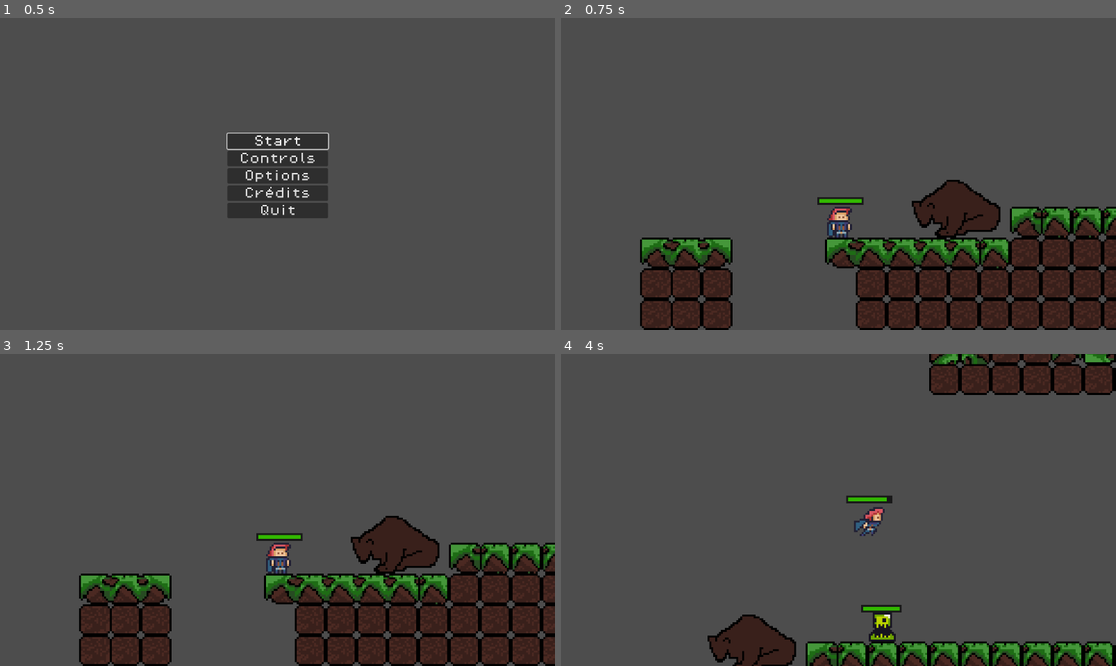
Above: before the commit, frames 1-4 (two rows, left to right).
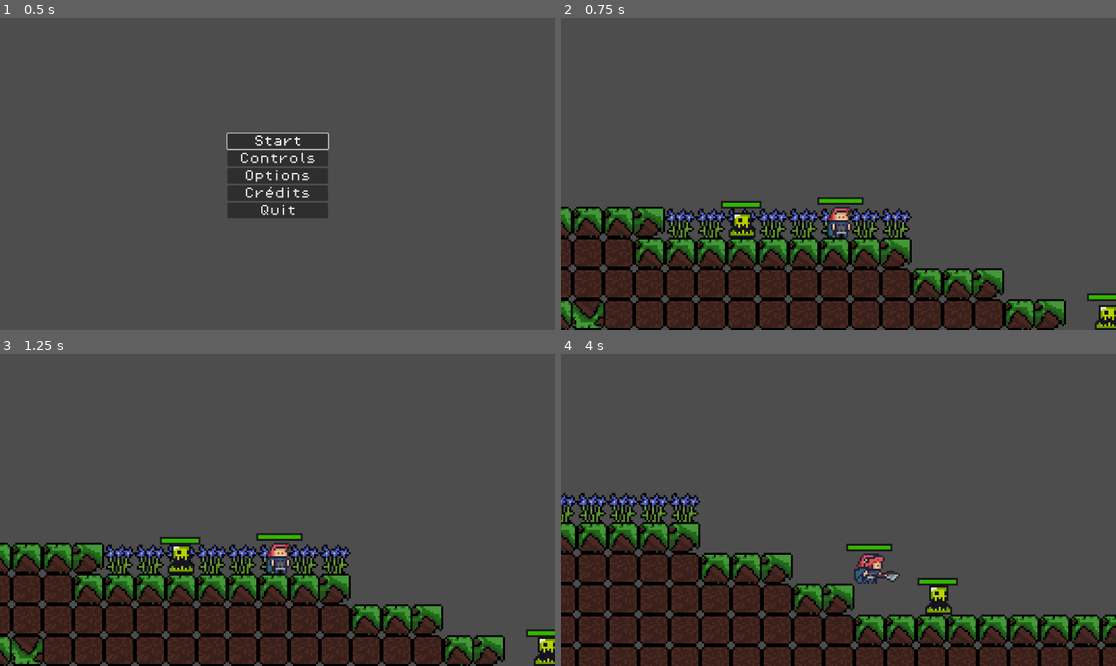
Above: after the commit, the same moments.

Repository: eoBattisti/agnosia
Game: Godot game, scene res://scenes/menu/main_menu.tscn
The game is run twice, just before and just after one commit, with the same random seed, the same clock (stepped at 60 frames per second) and the same inputs.
Inputs:
- Up to frame 1 (0.5 s): no input
- Up to frame 2 (0.75 s): click "Start" at 0.5 s
- Up to frame 3 (1.25 s): no input
- Up to frame 4 (4 s): hold D (move_right) 1.28-2.78 s; tap J (attack) at 1.35, 2.3, 3.6 s; tap W (jump) at 1.52, 1.55, 1.82, 2.1, 2.27, 2.57, 3.05, 3.77 s; hold A (move_left) 2.78-3.53 s; hold E (advance_dialog) 2.78-3.53 s; hold D (move_right) from 3.53 s (still down)

Frame 1 is identical in both runs. In frame 2, 30% of the frame differs, in the area x 0-100%, y 51-100%; in frame 3, 30%; in frame 4, 33%, in the area x 0-100%, y 0-100%.

Commit message:
wip: enemy combat

Diff:
--- a/scenes/bear.tscn
+++ b/scenes/bear.tscn
@@ -72,7 +72,7 @@
 }],
 "loop": false,
 "name": &"attack",
-"speed": 5.0
+"speed": 8.0
 }, {
 "frames": [{
 "duration": 1.0,
@@ -124,6 +124,17 @@
 target_position = Vector2(-56, 0)
 collision_mask = 4
 
+[node name="MeleeRangeLeft" type="RayCast2D" parent="."]
+position = Vector2(-21, -13)
+target_position = Vector2(-17, 0)
+collision_mask = 4
+
+[node name="MeleeRangeRight" type="RayCast2D" parent="."]
+position = Vector2(19, -13)
+scale = Vector2(-1, -1)
+target_position = Vector2(-17, 0)
+collision_mask = 4
+
 [node name="RayCastRight" type="RayCast2D" parent="."]
 position = Vector2(19, -13)
 target_position = Vector2(56, 0)
@@ -174,10 +185,12 @@
 hitbox = NodePath("../../AttackHitbox")
 animation_name = "attack"
 
-[node name="MoveComponent" type="Node" parent="." node_paths=PackedStringArray("enemy", "raycast_right", "raycast_left")]
+[node name="MoveComponent" type="Node" parent="." node_paths=PackedStringArray("enemy", "raycast_right", "raycast_melee_attack_left", "raycast_melee_attack_right", "raycast_left")]
 script = ExtResource("5_8ekvo")
 enemy = NodePath("..")
 raycast_right = NodePath("../RayCastRight")
+raycast_melee_attack_left = NodePath("../MeleeRangeLeft")
+raycast_melee_attack_right = NodePath("../MeleeRangeRight")
 raycast_left = NodePath("../RayCastLeft")
 
 [node name="HealthComponent" parent="." instance=ExtResource("7_g5yhn")]
--- a/scenes/game.tscn
+++ b/scenes/game.tscn
@@ -200,7 +200,7 @@
 position = Vector2(-64, 56)
 
 [node name="Player" parent="TileMap" instance=ExtResource("1_mfs54")]
-position = Vector2(-297, -272)
+position = Vector2(90, -272)
 
 [node name="Camera2D" type="Camera2D" parent="TileMap/Player"]
 position = Vector2(0, -33)
@@ -240,7 +240,7 @@
 position = Vector2(228, -80)
 
 [node name="Slime7" parent="TileMap/Enemys" instance=ExtResource("6_6t3mv")]
-position = Vector2(-141, -143)
+position = Vector2(38, -126)
 
 [node name="Slime3" parent="TileMap/Enemys" instance=ExtResource("6_6t3mv")]
 position = Vector2(788, 207)
@@ -369,4 +369,4 @@
 position = Vector2(723, 210)
 
 [node name="Bear" parent="." instance=ExtResource("11_ofd0k")]
-position = Vector2(-234, -117)
+position = Vector2(-124, -132)
--- a/scripts/components/enemy_move_component.gd
+++ b/scripts/components/enemy_move_component.gd
@@ -2,6 +2,8 @@
 
 @export var enemy: Enemy
 @export var raycast_right: RayCast2D
+@export var raycast_melee_attack_left: RayCast2D
+@export var raycast_melee_attack_right: RayCast2D
 @export var raycast_left: RayCast2D
 @export var raycast_down_left: RayCast2D
 @export var raycast_down_right: RayCast2D
@@ -9,6 +11,12 @@
 
 var direction: float
 var last_direction: float
+
+func _player_in_melee_range_left() -> bool:
+	return raycast_melee_attack_left.is_colliding() and raycast_melee_attack_left.get_collider() is Player
+
+func _player_in_melee_range_right() -> bool:
+	return raycast_melee_attack_right.is_colliding() and raycast_melee_attack_right.get_collider() is Player
 
 func _detected_player_right() -> bool:
 	if enemy.friendly:
--- a/scripts/slime.gd
+++ b/scripts/slime.gd
@@ -11,6 +11,10 @@
 @onready var move_component = $MoveComponent
 @onready var enemy_hurt_state = $MovementStateMachine/EnemyHurtState
 @onready var attack_state_machine = $AttackStateMachine
+@onready var attack_hitbox = $AttackHitbox
+@onready var melee_range_left = $MeleeRangeLeft
+@onready var melee_range_right = $MeleeRangeRight
+
 
 signal enemy_hurt
 
--- a/scripts/state_machine/enemy_states/attack/attacking.gd
+++ b/scripts/state_machine/enemy_states/attack/attacking.gd
@@ -10,11 +10,11 @@
 func enter() -> void:
 	hitbox_colision_shape = hitbox.get_child(0)
 	hitbox_colision_shape.disabled = false
-	hitbox.connect("area_entered", process_damage)
 	is_complete = false
 	super()
 	await animations.animation_finished
 	is_complete = true
+	hitbox.connect("area_entered", process_damage)
 	hitbox_colision_shape.disabled = true
 
 func process_frame(delta: float) -> State:
@@ -24,6 +24,7 @@
 		animations.flip_h = false
 
 	if is_complete:
+		#hitbox.disconnect("area_entered", process_damage)
 		return charging_state
 	return null
 
--- a/scripts/state_machine/enemy_states/attack/idle.gd
+++ b/scripts/state_machine/enemy_states/attack/idle.gd
@@ -8,7 +8,7 @@
 	super()
 
 func process_input(event: InputEvent) -> State:
-	if !parent.friendly and move_component._detected_player_left():
+	if !parent.friendly and (move_component._player_in_melee_range_left() or move_component._player_in_melee_range_right()):
 		return attacking_state
 	return null
 
--- a/scripts/state_machine/enemy_states/aware.gd
+++ b/scripts/state_machine/enemy_states/aware.gd
@@ -24,6 +24,8 @@
 func process_frame(delta: float) -> State:
 	if move_component._detected_player_right():
 		animations.flip_h = true
+		parent.attack_hitbox.scale = Vector2(-1, 1)
 	elif move_component._detected_player_left():
 		animations.flip_h = false
+		parent.attack_hitbox.scale = Vector2(1, 1)
 	return null
--- a/scripts/state_machine/enemy_states/idle.gd
+++ b/scripts/state_machine/enemy_states/idle.gd
@@ -19,7 +19,6 @@
 	if !parent.can_move:
 		if (move_component._detected_player_right()
 			or move_component._detected_player_left()):
-
 				return aware_state
 		return null
 
Binary file changed: assets/files/translations.en.translation
Binary file changed: assets/files/translations.pt.translation
